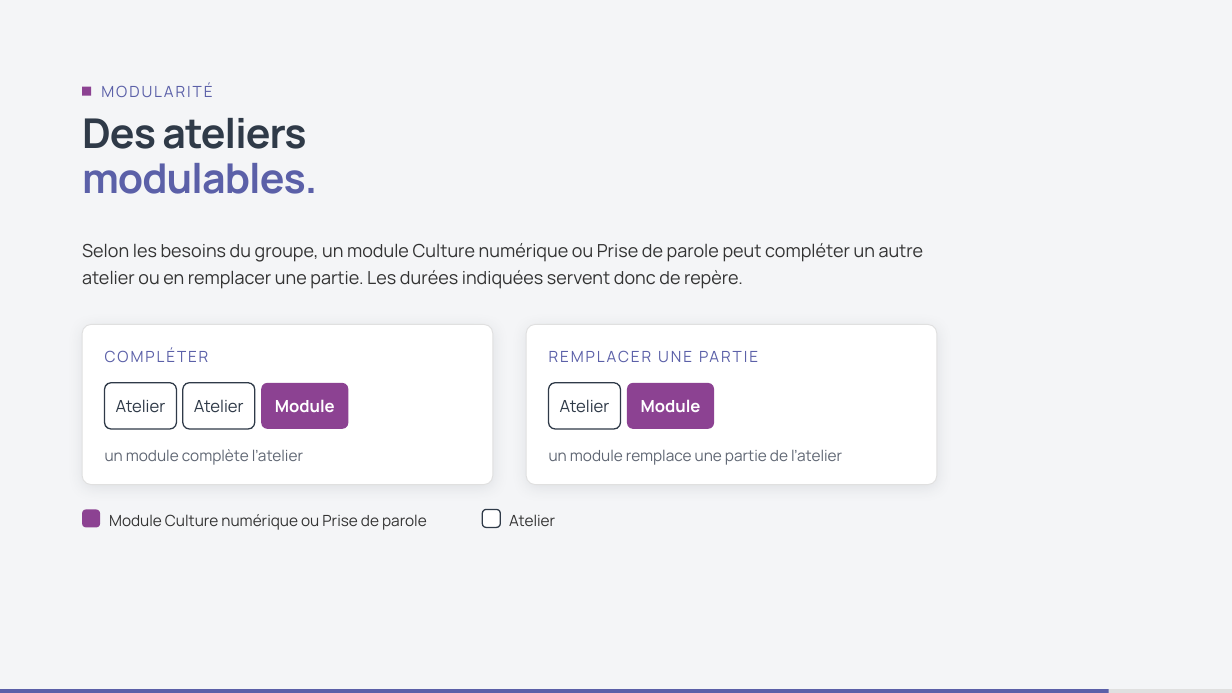
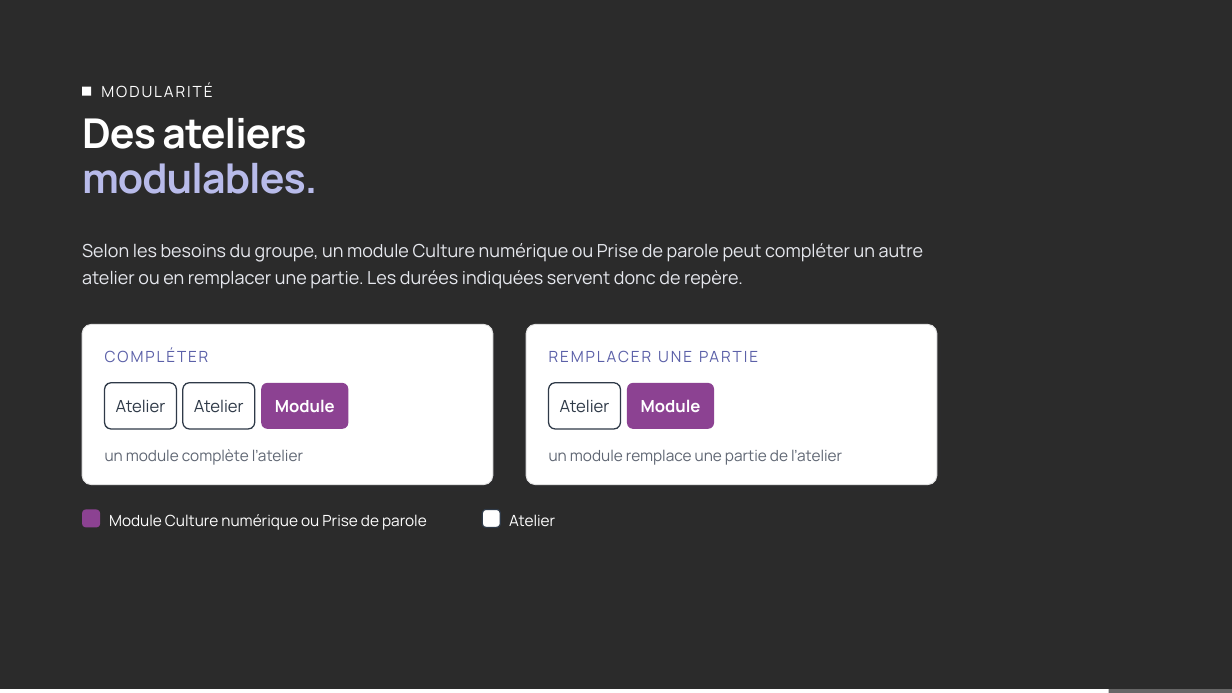
Before and after one commit to DigitalFactory-lab/Catalogue-DigitalFactory, a slide deck: slide 9 of Types-ateliers-Digital-Factory.pptx. Drawn at 1232x693 pixels with LibreOffice and Linux fonts; fonts in the diff are those of the drawing; background and template pictures are left out; a plain dark background stands for a picture behind light text. Boxes give left, top, right and bottom in pixels: in the first picture for what was removed or moved away, otherwise in the second. Text is boxed around its words. In the diff, an @@ line names an element or a change of style, - is before the commit and + after.

```diff
--- a/Types-ateliers-Digital-Factory.pptx
+++ b/Types-ateliers-Digital-Factory.pptx
@@ background #F4F5F7 to picture (left out) @@
@@ rectangle at <box>82,87,91,96</box>: fill #8C4292 to #FFFFFF @@
@@ text "MODULARITÉ" at <box>101,84,212,97</box>: text colour #5B60A8 to #FFFFFF @@
@@ title "Des ateliers" at <box>82,118,317,194</box>: text colour #2F3A48 to #FFFFFF in "Des ateliers"; text colour #5B60A8 to #B8BBEA in "modulables." @@
@@ text "Selon les besoins du groupe, ..." at <box>82,243,924,289</box>: text colour #333333 to #E6E8EE @@
@@ text "Module Culture numérique ou Prise ..." at <box>109,514,427,530</box>: text colour #333333 to #FFFFFF @@
@@ text "Atelier" at <box>509,514,555,526</box>: text colour #333333 to #FFFFFF @@
@@ rectangle at <box>0,689,1109,693</box>: fill #5B60A8 to #FFFFFF @@
@@ rectangle at <box>0,689,1232,693</box>: fill #E0E0E0 to #FFFFFF at 28% opacity @@
```
Also in this commit, not shown: 7 other slides changed, 12 other files.
